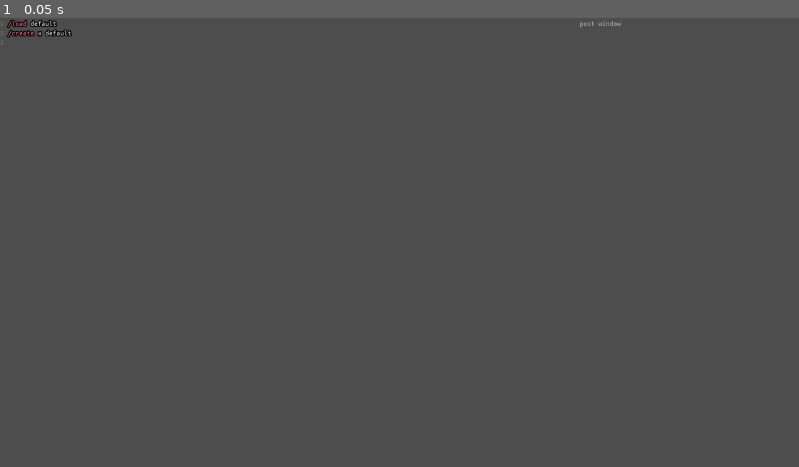
Above: before the commit, frame 1.
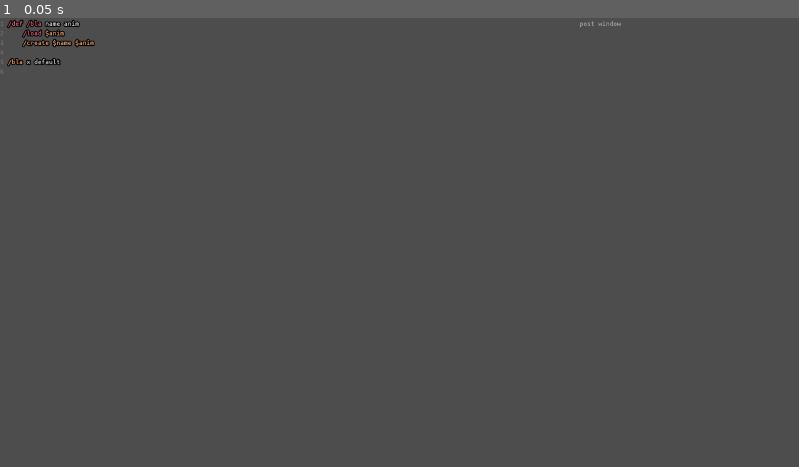
Above: after the commit, the same moment.

Repository: loopier/animatron
Game: Godot game, scene res://main.tscn
Two runs of this game, one before a commit and one after it. Both use one fixed random seed, a clock stepped at 60 frames per second and the inputs below.
Inputs:
- Up to frame 1 (0.05 s): no input

The runs differ from the first frame. In frame 1, 0.3% of the frame differs, in the area x 0-12%, y 0-11%.

Commit message:
Fix `/def` commands evaluation

Diff:
--- a/CommandInterface.gd
+++ b/CommandInterface.gd
@@ -164,13 +164,11 @@
 	var commandName = commandDef[0]
 	var commandVariables = commandDef.slice(1)
 	var subCommands = splits.slice(1)
-
-	var variables := {}
-	for variableName in commandVariables:
-		variables[variableName] = ""
-
-	defCommands[commandName] = {"variables": variables, "subcommands": subCommands}
-	return Status.ok([commandName, variables, subCommands], "Added command def: %s %s" % [commandName, variables, subCommands])
+	defCommands[commandName] = {"variables": {}, "subcommands": subCommands}
+	# we need to initialize the variables placeholder
+	for variable in commandVariables:
+		defCommands[commandName].variables[variable] = null
+	return Status.ok([commandName, commandVariables, subCommands], "Added command def: %s %s" % [commandName, commandVariables, subCommands])
 
 ## Load commands from a file and return an array
 func loadCommandFile(path: String) -> Status:
--- a/Main.gd
+++ b/Main.gd
@@ -75,6 +75,9 @@
 	if cmdDescription is String:
 		result = evalCommand([cmdDescription] + args, sender)
 	elif cmdDescription is Dictionary:
+		for i in len(cmdDescription.variables.keys()):
+			var key = cmdDescription.variables.keys()[i]
+			cmdDescription.variables[key] = args[i]
 		var subcommands = ocl._def(cmdDescription.variables, cmdDescription.subcommands)
 		result = evalCommands(subcommands, sender)
 	elif cmdDescription is CommandDescription:
--- a/main.tscn
+++ b/main.tscn
@@ -36,8 +36,11 @@
 theme = ExtResource("3_fotw2")
 theme_override_colors/font_outline_color = Color(0, 0, 0, 1)
 theme_override_constants/outline_size = 10
-text = "/load default
-/create x default
+text = "/def /bla name anim
+	/load $anim
+	/create $name $anim
+
+/bla x default
 "
 placeholder_text = "code editor"
 caret_type = 1
